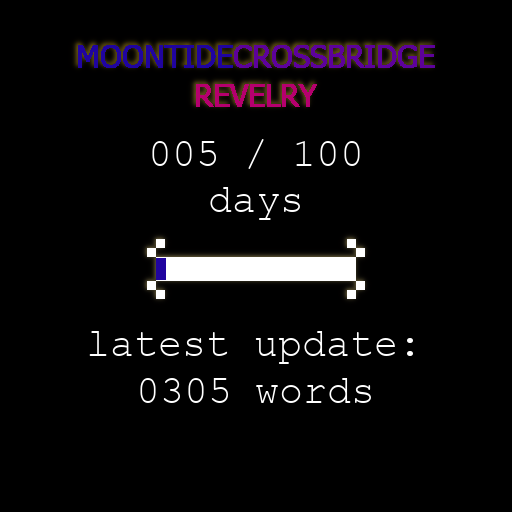
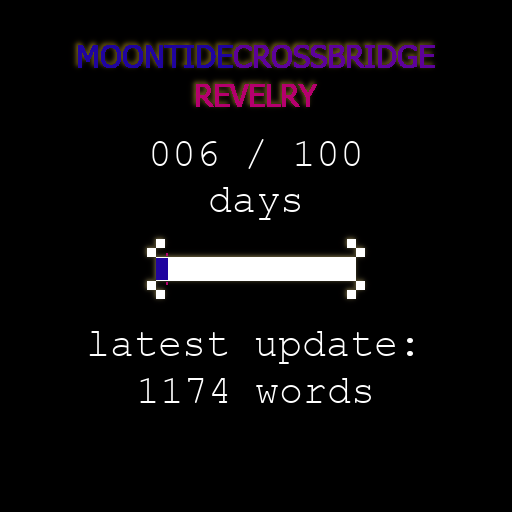
Layer changes from the first 512x512 image to the second:
painted on "progress bar" over (x1=166, y1=253, x2=168, y2=285)
painted on "XXX / 100" over (x1=199, y1=141, x2=217, y2=166)
painted on "0000" over (x1=140, y1=378, x2=228, y2=403)
